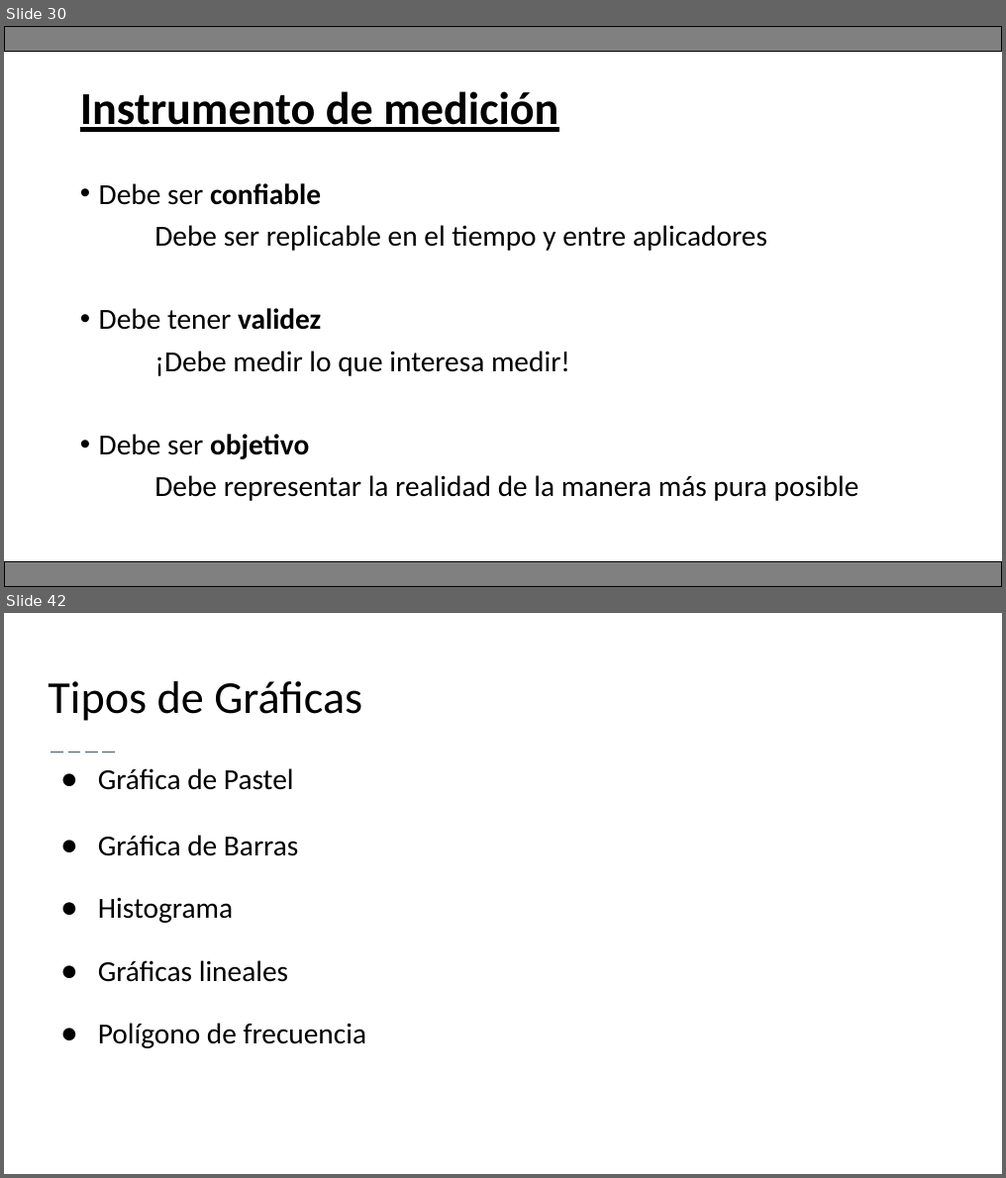
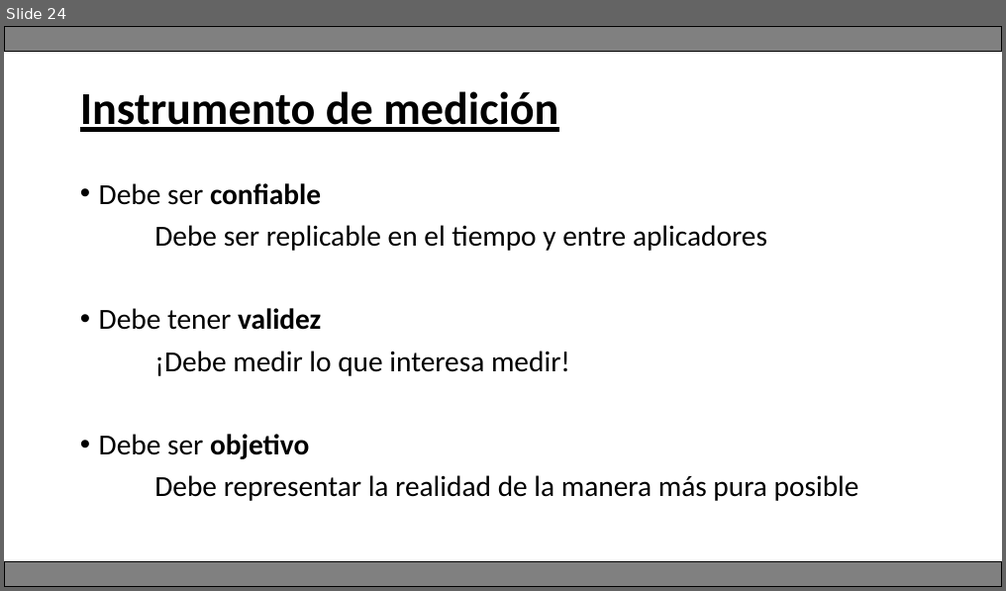
Before and after one commit to Adrifelcha/afchavez-019, a slide deck: JeanPiaget/2019-2020/Cuarentena/Cuarto - Clases Remotas/Zoom2-Recolección-LecturaDatos.pptx. Shown one above the other, each under a label of ours: slides 30 and 42 before the commit, slide 24 after it; the slides between them are not shown. The pictures are 1006x1178 and 1006x591 pixels, drawn with LibreOffice and Linux fonts; fonts in the diff are those of the drawing. Boxes give left, top, right and bottom in pixels: in the first picture for what was removed or moved away, otherwise in the second. Text is boxed around its words. In the diff, an @@ line names an element or a change of style, - is before the commit and + after.

```diff
--- a/JeanPiaget/2019-2020/Cuarentena/Cuarto - Clases Remotas/Zoom2-Recolección-LecturaDatos.pptx
+++ b/JeanPiaget/2019-2020/Cuarentena/Cuarto - Clases Remotas/Zoom2-Recolección-LecturaDatos.pptx
@@ slide 42 removed at [4, 613, 1002, 1174], background #FFFFFF @@
@@ title removed at [48, 681, 362, 721] @@
-Tipos de Gráficas
@@ line removed from (52, 753) to (118, 753) @@
@@ text removed at [98, 768, 367, 1049] @@
-● Gráfica de Pastel
-● Gráfica de Barras
-● Histograma
-● Gráficas lineales
-● Polígono de frecuencia
@@ what was slide 30 is now slide 24 @@
```
Also in this commit, not shown: 4 slides changed, 1 slide added, 49 other slides removed, 7 other files.
